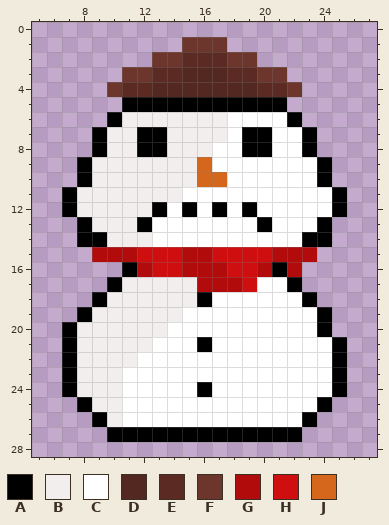
Edited in one commit: pixel-art sprite (Project One/Assets/Sprites/Snowman/Snowman_Angry_No_Arms.png). The first picture shows the starting point.
The file is 330x330 pixels, drawn in blocks of 10x10; one block is one cell here. Shown: x 5..27, y 0..28.
Palette (. is transparent): A #000000  B #f2eeee  C #ffffff  D #522821  E #5b2a22  F #6c362d  G #b10b0b  H #cf0f0f  J #d4671c
Pixels before, first column x 7:
 1 ........FFF........
 2 ......FFEEEFF......
 3 ....FFEEDDDEEFF....
 4 ...FEEDDDDDDDEEF...
 5 ....AAAAAAAAAAA....
 6 ...ABBBBBBBCCCCA...
 7 ..ABBAABBBBCAACCA..
 8 ..ABBAABBBCCAACCA..
 9 .ABBBBBBBJCCCCCCCA.
10 .ABBBBBBBJJCCCCCCA.
11 ABBBBBBBCCCCCCCCCCA
12 ABBBBBACACACACCCCCA
13 .ABBBACCCCCCCACCCA.
14 .AABBBCCCCCCCCCCAA.
15 ..GGGHHHGGHHHHGGG..
16 ....AGHHGGGHHGAG...
17 ...ABBBBBGGGHCCA...
18 ..ABBBBBBACCCCCCA..
19 .ABBBBBBCCCCCCCCCA.
20 ABBBBBBCCCCCCCCCCA.
21 ABBBBBCCCACCCCCCCCA
22 ABBBBCCCCCCCCCCCCCA
23 ABBBCCCCCCCCCCCCCCA
24 ABBBCCCCCACCCCCCCCA
25 .ABBCCCCCCCCCCCCCA.
26 ..ABCCCCCCCCCCCCA..
27 ...AAAAAAAAAAAAA...
After:
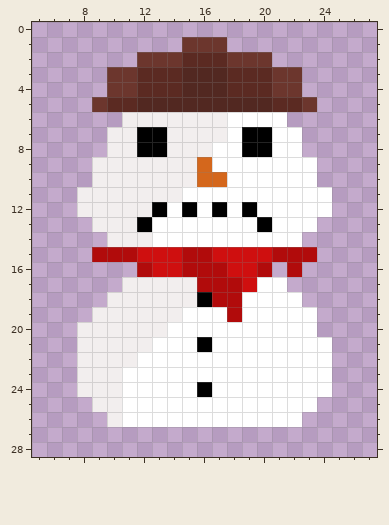
Difference:
Colour A becomes colour D in row 5 at x 12 to 20.
The author put colour E in row 5 at x 10 and 22.
Colour A becomes colour E in row 5 at x 11 and 21.
Colour D becomes colour E in row 4 at x 13 to 14 and 18 to 19.
Colour F becomes colour E in row 3 at x 12 and 20.
The author put colour F in row 2 at x 12 and 20; in row 3 at x 10 and 22; in row 5 at x 9 and 23.
Colour E becomes colour F in row 4 at x 11 and 21.
Colour C becomes colour G in row 18 at x 17 to 18; in row 19 at x 18.
The edit erases colour A in row 6 at x 10 and 22; in rows 7 to 8 at x 9 and 23; in rows 9 to 10 at x 8 and 24; in rows 11 to 12 at x 7 and 25; in row 13 at x 8 and 24; in row 14 at x 8 to 9 and 23 to 24.
The edit erases colour A in row 16 at x 11 and 21; in row 17 at x 10 and 22; in row 18 at x 9 and 23; in row 19 at x 8 and 24; in row 20 at x 7 and 24; in rows 21 to 24 at x 7 and 25.
The edit erases colour A in row 25 at x 8 and 24; in row 26 at x 9 and 23; in row 27 at x 10 to 22.
